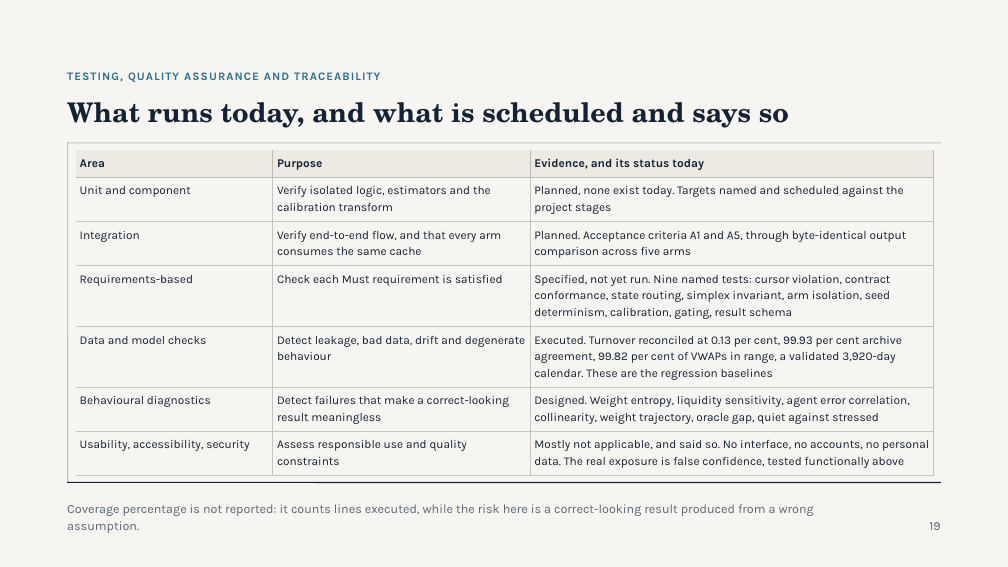
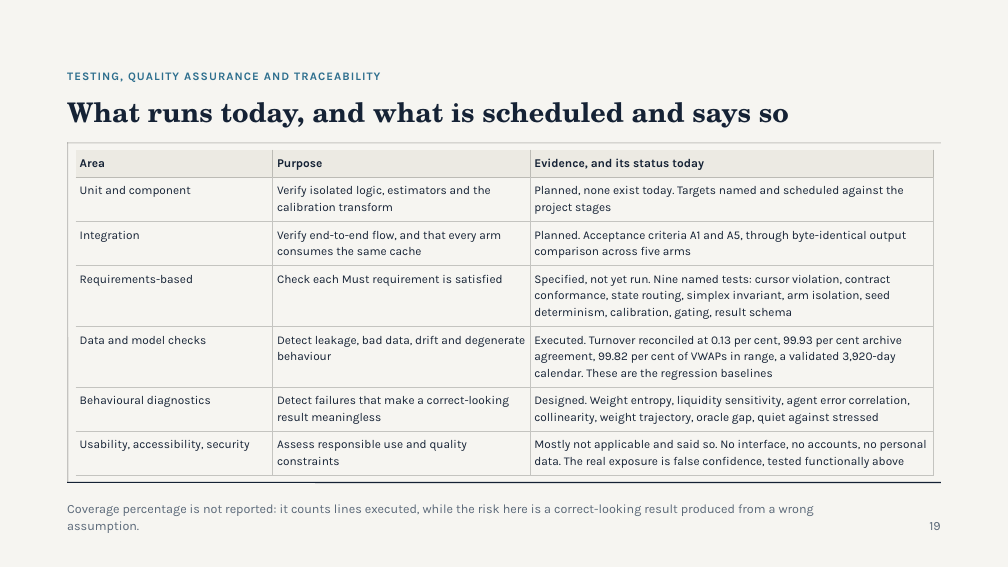
Before and after one commit to Shaahid02/my-obsidian-vault, a slide deck: slide 19 of FYP/Project Proposal/PP Deck 2026-11-05.pptx. Drawn at 1008x567 pixels with LibreOffice and Linux fonts; fonts in the diff are those of the drawing. Boxes give left, top, right and bottom in pixels: in the first picture for what was removed or moved away, otherwise in the second. Text is boxed around its words. In the diff, an @@ line names an element or a change of style, - is before the commit and + after.

```diff
--- a/FYP/Project Proposal/PP Deck 2026-11-05.pptx
+++ b/FYP/Project Proposal/PP Deck 2026-11-05.pptx
@@ table at (76,150,933,476) @@
-row 7, column 3: Mostly not applicable, and said so. No interface, no accounts, no personal data. The real exposure is false confidence, tested functionally above
+row 7, column 3: Mostly not applicable and said so. No interface, no accounts, no personal data. The real exposure is false confidence, tested functionally above
```
Also in this commit, not shown: 17 other slides changed, 1 other file.
